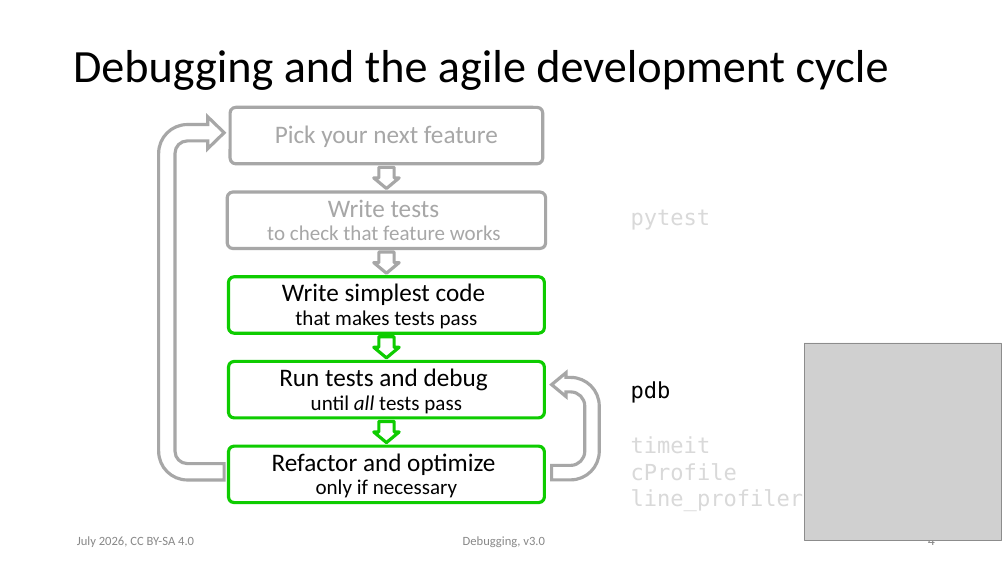
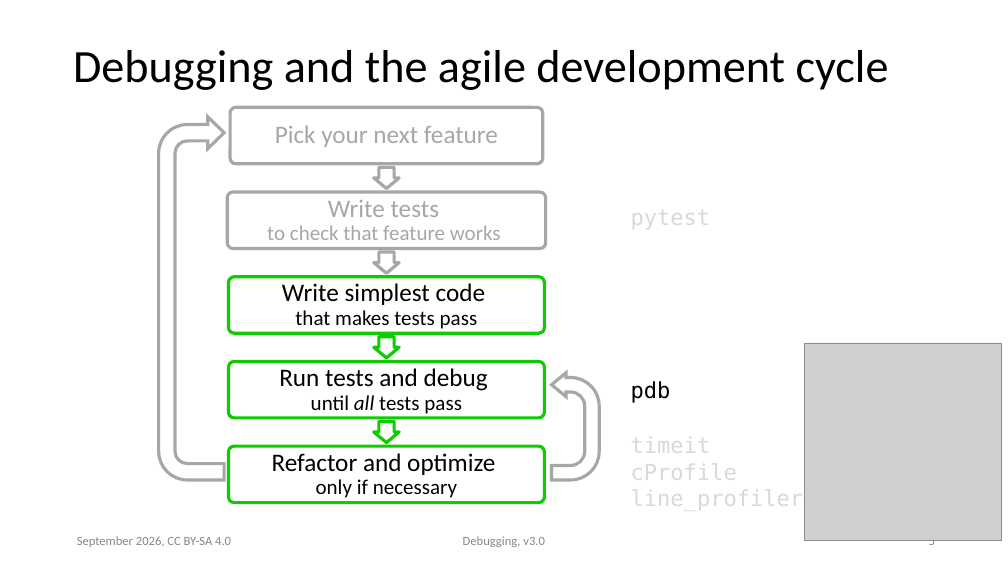
Before and after one commit to ASPP/testing_debugging_profiling, a slide deck: slide 5 of debugging.pptx (slide 4 before the commit). Drawn at 1008x567 pixels with LibreOffice and Linux fonts; fonts in the diff are those of the drawing; grey boxes stand for pictures. Boxes give left, top, right and bottom in pixels: in the first picture for what was removed or moved away, otherwise in the second. Text is boxed around its words. In the diff, an @@ line names an element or a change of style, - is before the commit and + after.

Commit message:
Small changes to debug presi for Prague

```diff
--- a/debugging.pptx
+++ b/debugging.pptx
@@ text at bbox=[77, 536, 231, 547]: text changed @@
-July 2026, CC BY-SA 4.0
+September 2026, CC BY-SA 4.0
@@ page number at bbox=[929, 540, 935, 549]: text changed; font Roboto to Calibri @@
-4
+5
```
Also in this commit, not shown: 19 other slides changed, 2 slides added, 1 other file.
